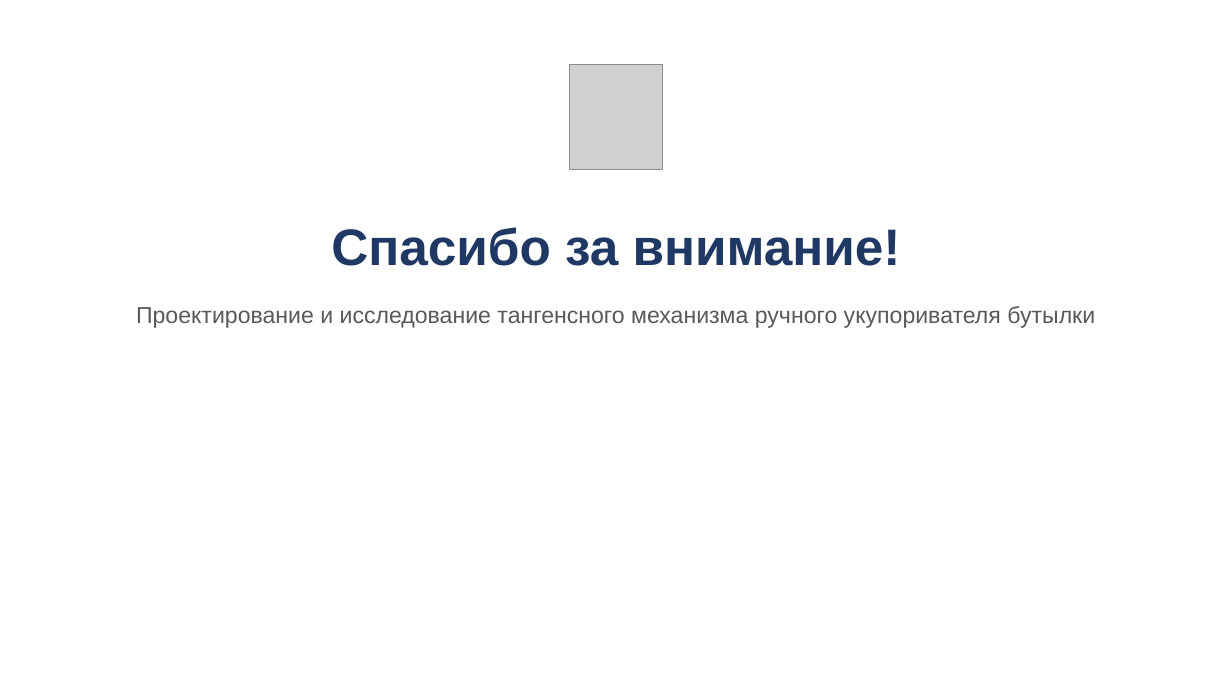
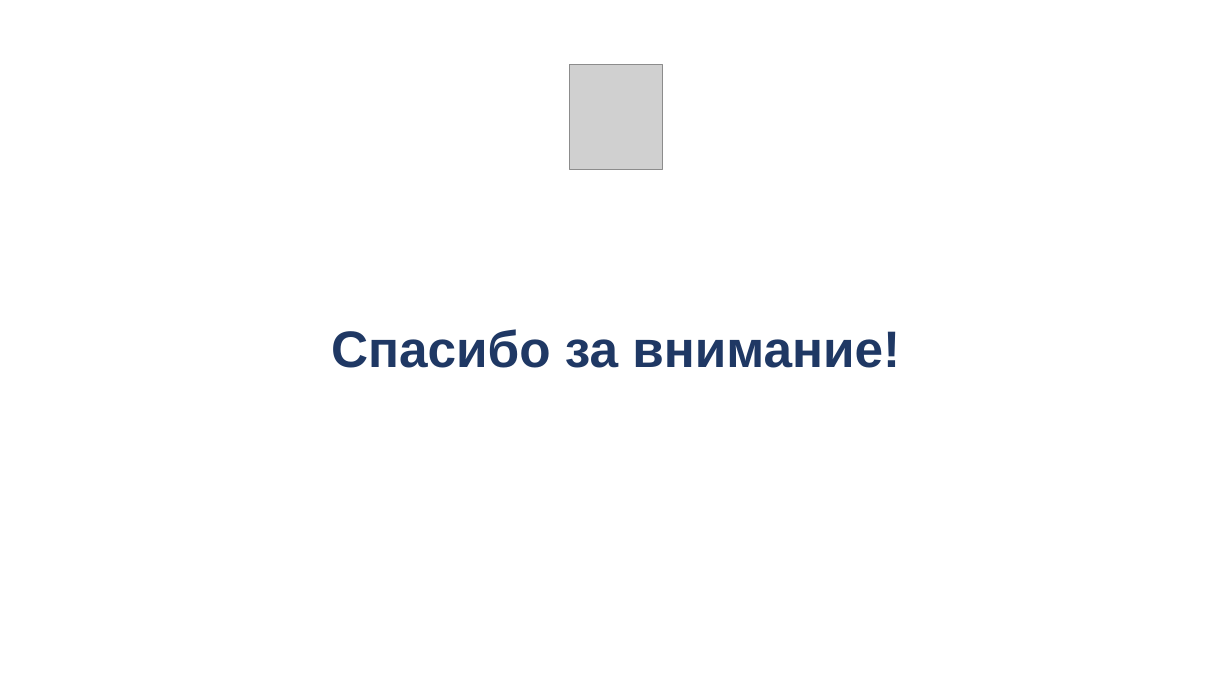
Before and after one commit to DamirNine/prikmeh, a slide deck: slide 15 of курсовой/2026-11-23/Презентация/Презентация_укупориватель_23-11.pptx. Drawn at 1232x693 pixels with LibreOffice and Linux fonts; fonts in the diff are those of the drawing; grey boxes stand for pictures. Boxes give left, top, right and bottom in pixels: in the first picture for what was removed or moved away, otherwise in the second. Text is boxed around its words. In the diff, an @@ line names an element or a change of style, - is before the commit and + after.

```diff
--- a/курсовой/2026-11-23/Презентация/Презентация_укупориватель_23-11.pptx
+++ b/курсовой/2026-11-23/Презентация/Презентация_укупориватель_23-11.pptx
@@ text "Спасибо за внимание!": place and size @@
-text "Спасибо за внимание!" at [331, 227, 901, 266]
+text "Спасибо за внимание!" at [331, 329, 900, 368]
@@ text removed at [136, 306, 1095, 328] @@
-Проектирование и исследование тангенсного механизма ручного укупоривателя бутылки
```
Also in this commit, not shown: 1 other slide changed, 6 other files.
